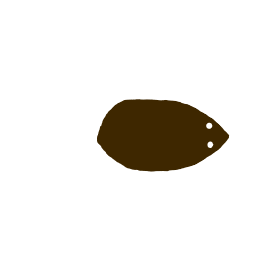
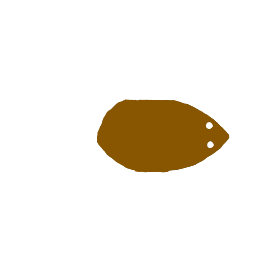
Before/after of a 256 × 256 layered artwork. What changed in the layer stack:
painted on "Paint Layer 1" over (97, 99, 230, 173)
